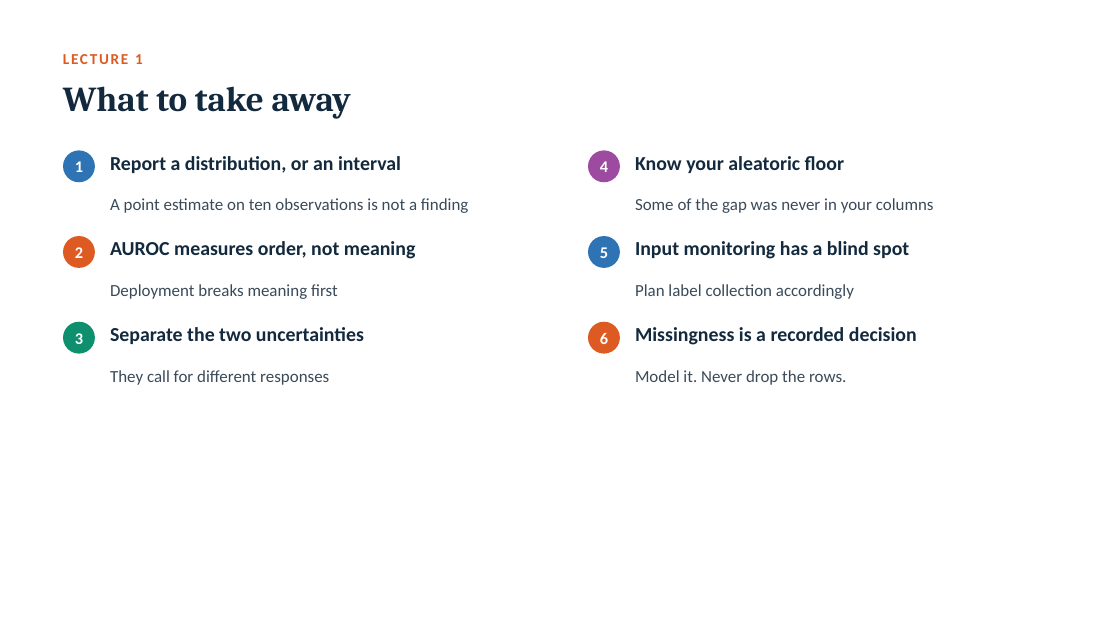
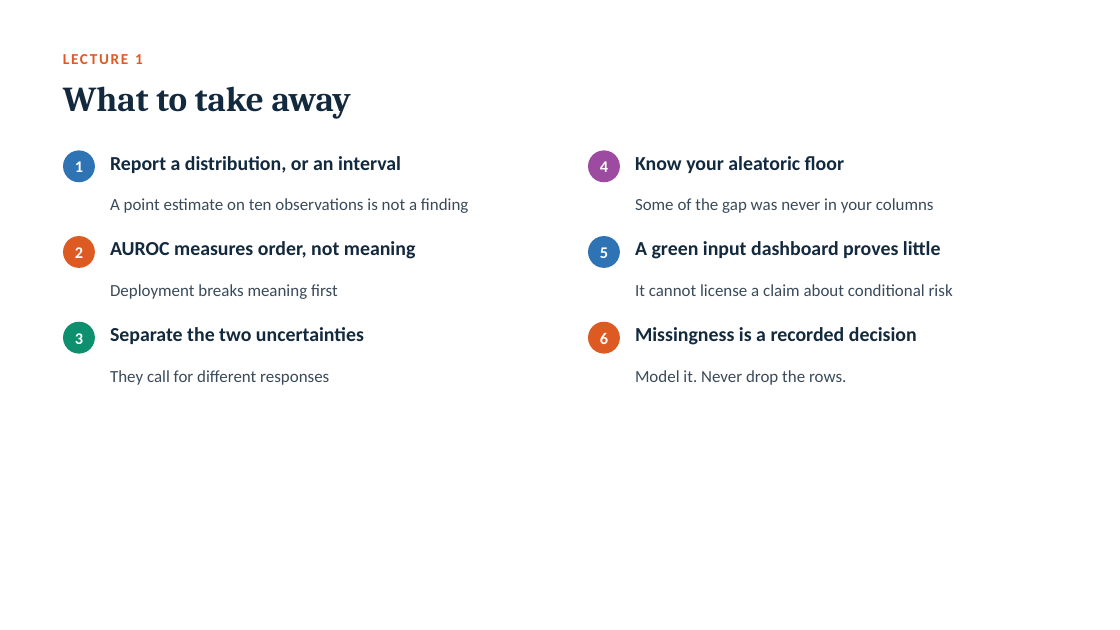
Before and after one commit to vafaei-ar/ai-uncertainty-2026-healthcare, a slide deck: slide 23 of slides/lecture1_honest_probabilities.pptx. Drawn at 1120x630 pixels with LibreOffice and Linux fonts; fonts in the diff are those of the drawing. Boxes give left, top, right and bottom in pixels: in the first picture for what was removed or moved away, otherwise in the second. Text is boxed around its words. In the diff, an @@ line names an element or a change of style, - is before the commit and + after.

```diff
--- a/slides/lecture1_honest_probabilities.pptx
+++ b/slides/lecture1_honest_probabilities.pptx
@@ text at [635,241,941,259]: text changed @@
-Input monitoring has a blind spot
+A green input dashboard proves little
@@ text at [635,284,953,296]: text changed @@
-Plan label collection accordingly
+It cannot license a claim about conditional risk
```
Also in this commit, not shown: 3 other slides changed, 17 other files.
